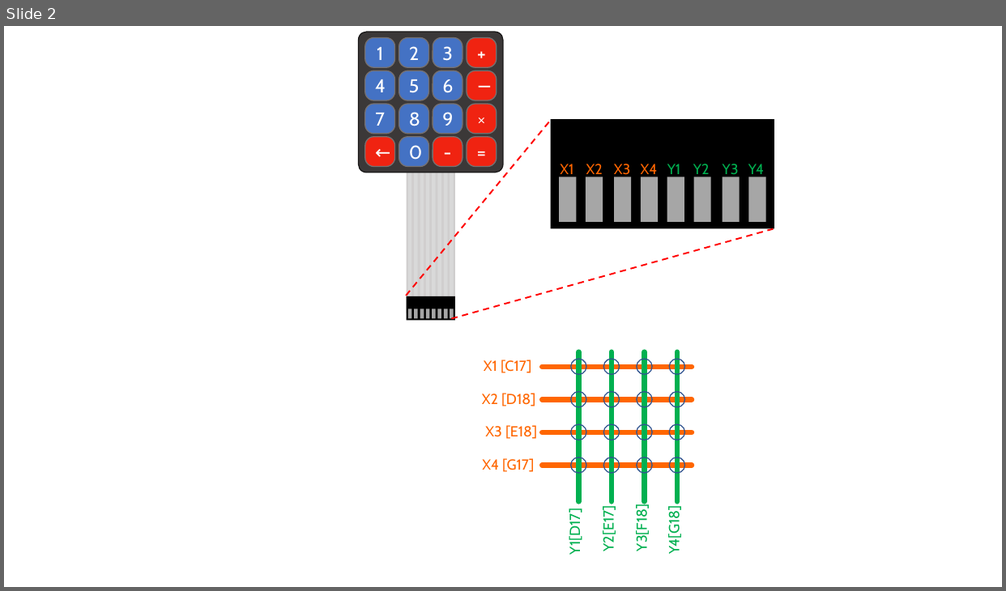
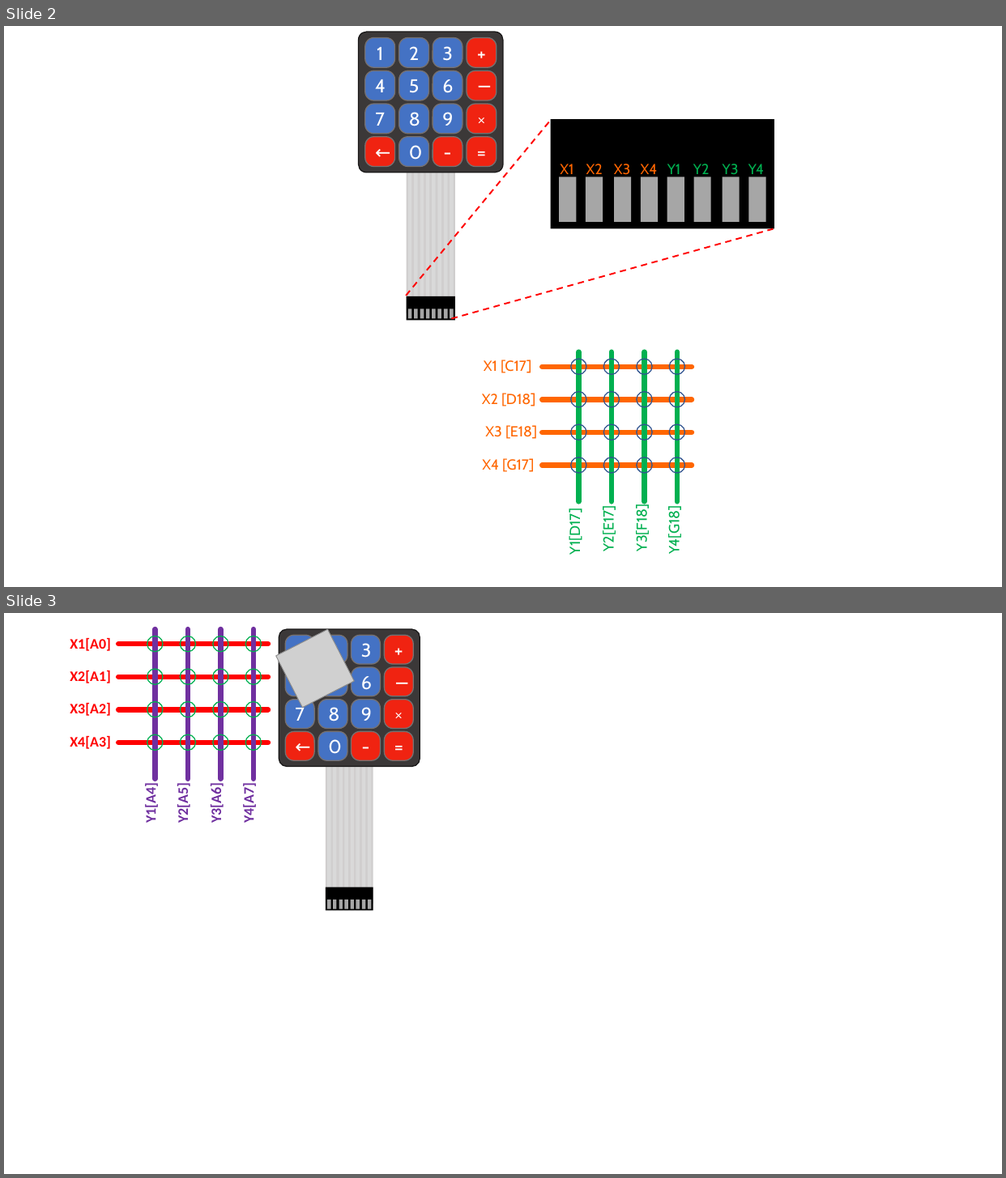
Before and after one commit to matias-vazquez/microcontroladores, a slide deck: Lab05/img/figures.pptx. Shown one above the other, each under a label of ours: slide 2 before the commit, slides 2 and 3 after it. The pictures are 1006x591 and 1006x1178 pixels, drawn with LibreOffice and Linux fonts; fonts in the diff are those of the drawing; grey boxes stand for pictures. Boxes give left, top, right and bottom in pixels: in the first picture for what was removed or moved away, otherwise in the second. Text is boxed around its words. In the diff, an @@ line names an element or a change of style, - is before the commit and + after.

```diff
--- a/Lab05/img/figures.pptx
+++ b/Lab05/img/figures.pptx
@@ slide 3 added at [4,613,1002,1174], background #FFFFFF @@
@@ ellipse added at [147,636,163,652], outline #00B050 1 pt @@
@@ group added at [155,629,253,779]: 4 lines @@
@@ ellipse added at [180,636,196,652], outline #00B050 1 pt @@
@@ ellipse added at [213,636,228,652], outline #00B050 1 pt @@
@@ ellipse added at [246,636,262,652], outline #00B050 1 pt @@
@@ picture added at [276,629,355,708] @@
@@ text added at [70,638,111,651], 14 pt, text #FF0000, bold @@
+X1[A0]
@@ text added at [70,671,111,683], 14 pt, text #FF0000, bold @@
+X2[A1]
@@ ellipse added at [147,669,163,685], outline #00B050 1 pt @@
@@ ellipse added at [180,669,196,685], outline #00B050 1 pt @@
@@ ellipse added at [213,669,228,685], outline #00B050 1 pt @@
@@ ellipse added at [246,669,262,685], outline #00B050 1 pt @@
@@ text added at [70,703,111,716], 14 pt, text #FF0000, bold @@
+X3[A2]
@@ ellipse added at [147,701,163,717], outline #00B050 1 pt @@
@@ ellipse added at [180,701,196,717], outline #00B050 1 pt @@
@@ ellipse added at [213,701,228,717], outline #00B050 1 pt @@
@@ ellipse added at [246,701,262,717], outline #00B050 1 pt @@
@@ text added at [70,736,111,749], 14 pt, text #FF0000, bold @@
+X4[A3]
@@ group added at [118,644,268,743]: 4 lines @@
@@ ellipse added at [147,735,163,751], outline #00B050 1 pt @@
@@ ellipse added at [180,735,196,751], outline #00B050 1 pt @@
@@ ellipse added at [213,735,228,751], outline #00B050 1 pt @@
@@ ellipse added at [246,735,262,751], outline #00B050 1 pt @@
@@ text added at [142,787,160,822], 14 pt, text #7030A0, bold @@
+Y1[A4]
@@ text added at [174,788,192,822], 14 pt, text #7030A0, bold @@
+Y2[A5]
@@ text added at [207,787,225,822], 14 pt, text #7030A0, bold @@
+Y3[A6]
@@ text added at [240,787,258,822], 14 pt, text #7030A0, bold @@
+Y4[A7]
@@ group added at [279,629,420,910]: 25 rectangles, 17 rounded rectangles @@
+1
+2
+3
++
+4
+5
+6
+−
+7
+8
+9
+×
+←
+0
+-
+=
```
Also in this commit, not shown: 27 other files.
